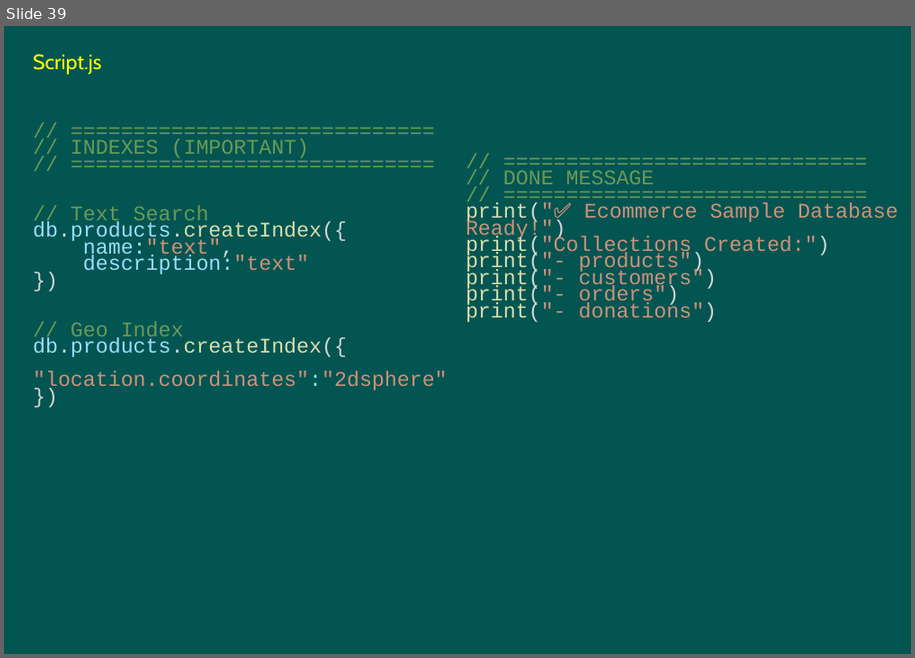
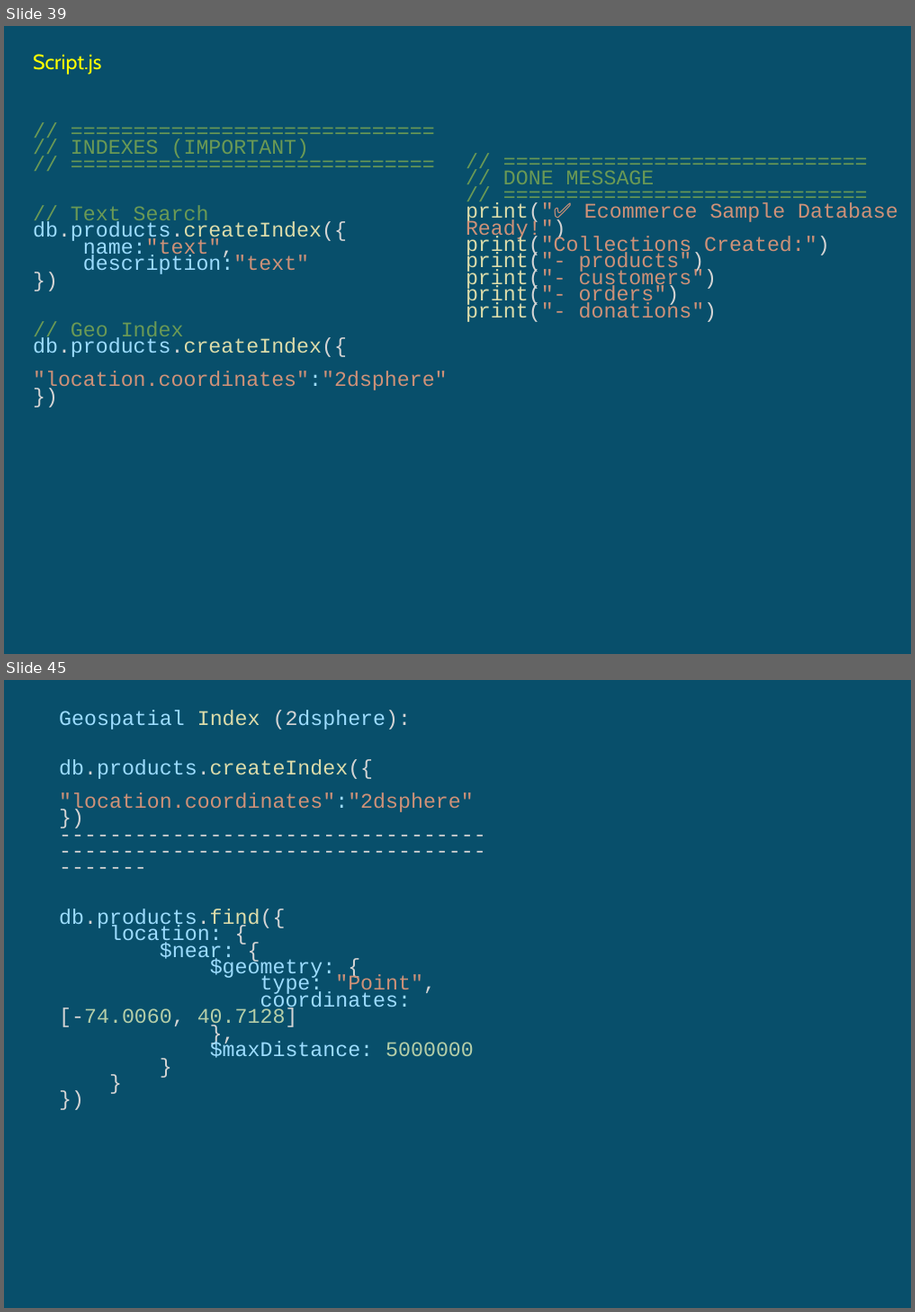
Before and after one commit to umalavanya/FullStackDevelopement_JavaSpring_SQL_ReactProjects, a slide deck: UmaTeachingMaterial/MongoDB-Intellipaat-live-class-handson.pptx. Shown one above the other, each under a label of ours: slide 39 before the commit, slides 39 and 45 after it; the slides between them are not shown. The pictures are 915x658 and 915x1312 pixels, drawn with LibreOffice and Linux fonts; fonts in the diff are those of the drawing. Boxes give left, top, right and bottom in pixels: in the first picture for what was removed or moved away, otherwise in the second. Text is boxed around its words. In the diff, an @@ line names an element or a change of style, - is before the commit and + after.

```diff
--- a/UmaTeachingMaterial/MongoDB-Intellipaat-live-class-handson.pptx
+++ b/UmaTeachingMaterial/MongoDB-Intellipaat-live-class-handson.pptx
@@ slide 45 added at (4, 680, 911, 1308), background #084F6A @@
@@ text added at (59, 710, 474, 1058), 18 pt, text #D4D4D4 @@
+Geospatial Index (2dsphere):
+db.products.createIndex({
+"location.coordinates":"2dsphere"
+})
+---------------------------------------------------------------------------
+db.products.find({
+location: {
+$near: {
+$geometry: {
+type: "Point",
+coordinates: [-74.0060, 40.7128]
+},
+$maxDistance: 5000000
+}
+}
+})
@@ slide 39 changed as well @@
@@ background #035552 to #084F6A @@
```
Also in this commit, not shown: 37 other slides changed, 95 other slides added, 96 slides removed, 1 other file.
